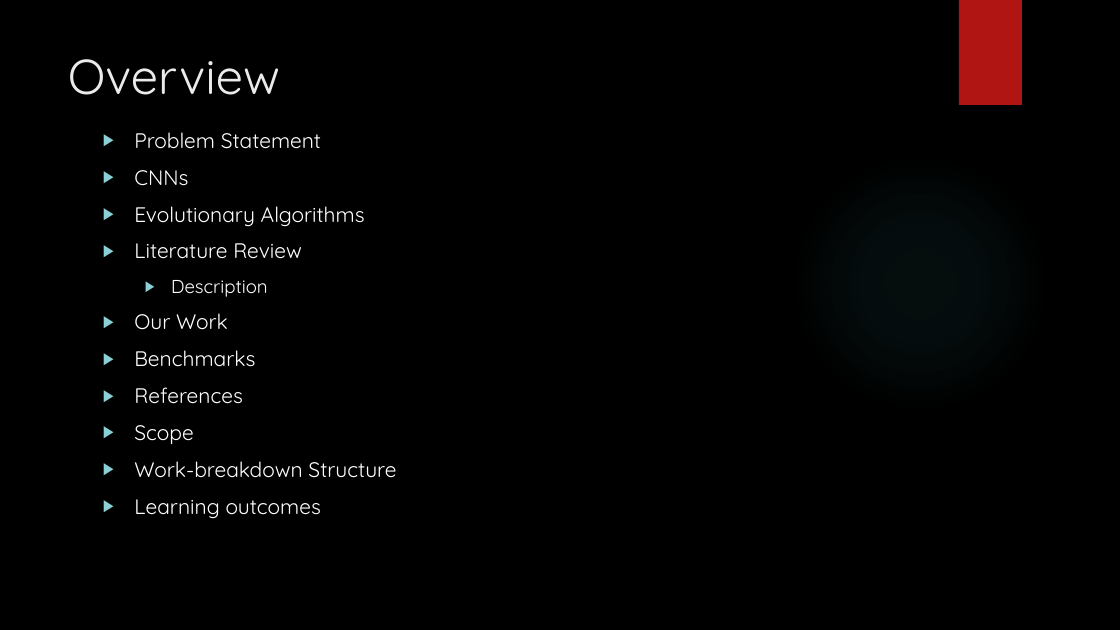
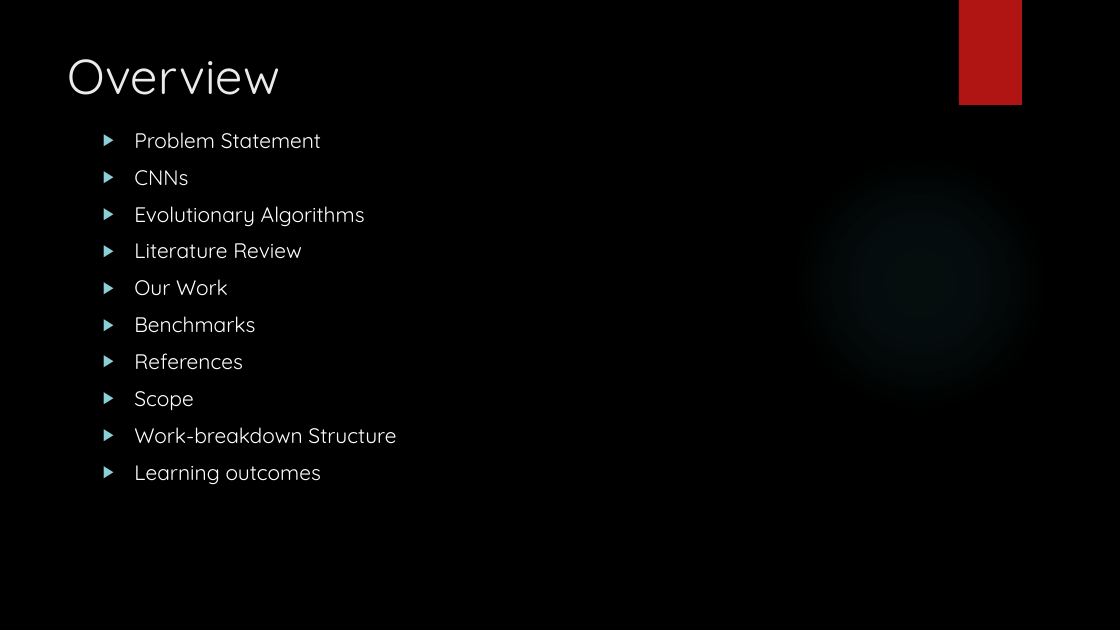
Before and after one commit to mohsin-ashraf/Neuroevolution-of-CNN, a slide deck: slide 2 of documentation/university-requisite/proposal-presentation/Nature Inspired CNNs Optimization.pptx. Drawn at 1120x630 pixels with LibreOffice and Linux fonts; fonts in the diff are those of the drawing; background and template pictures are left out. Boxes give left, top, right and bottom in pixels: in the first picture for what was removed or moved away, otherwise in the second. Text is boxed around its words. In the diff, an @@ line names an element or a change of style, - is before the commit and + after.

```diff
--- a/documentation/university-requisite/proposal-presentation/Nature Inspired CNNs Optimization.pptx
+++ b/documentation/university-requisite/proposal-presentation/Nature Inspired CNNs Optimization.pptx
@@ text at <box>171,280,268,297</box>: paragraph removed @@
-  ▶ Description
```
Also in this commit, not shown: 5 other slides changed, 1 other file.
